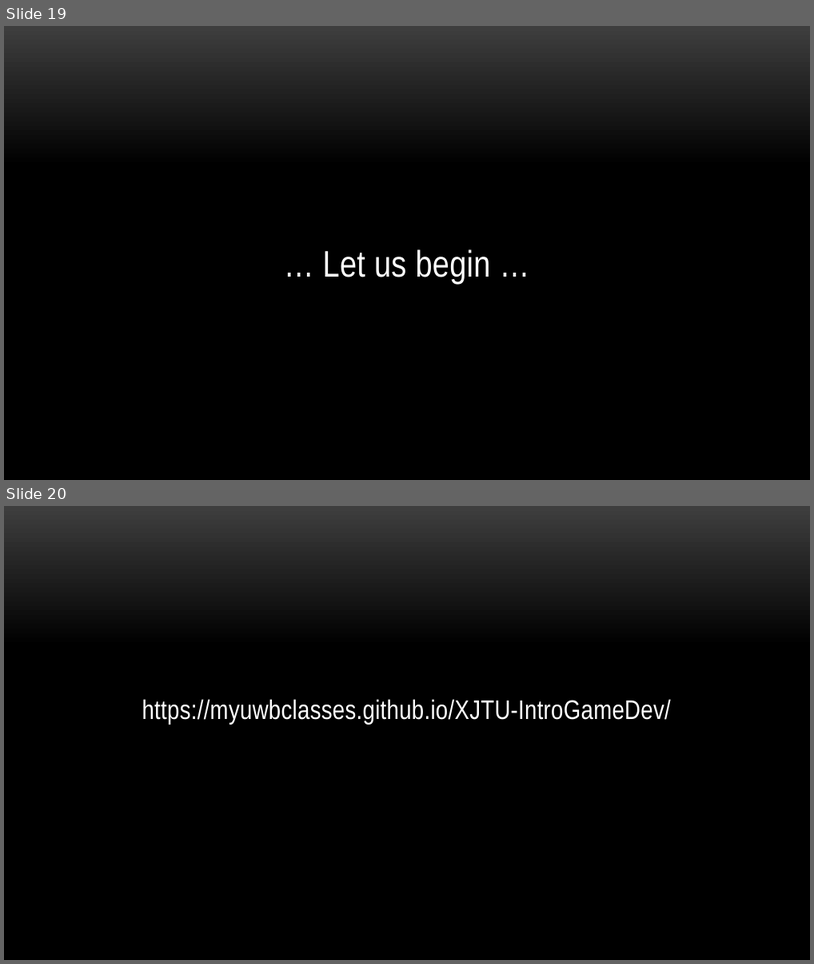
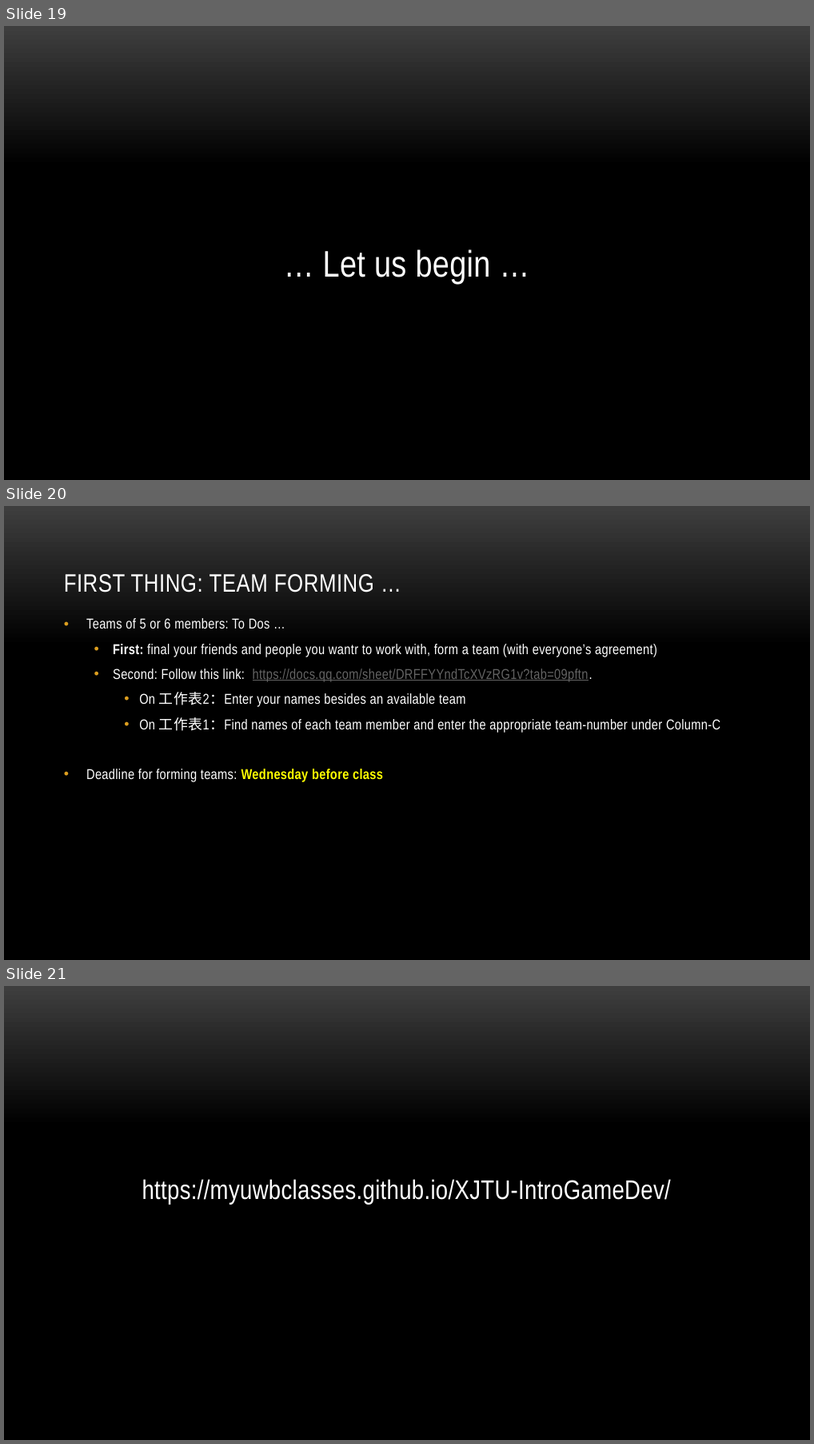
Before and after one commit to myuwbclasses/IntroGameDev-XJTU, a slide deck: PPT/Intro.pptx. Shown one above the other, each under a label of ours: slides 19 and 20 before the commit, slides 19, 20 and 21 after it. The pictures are 814x964 and 814x1444 pixels, drawn with LibreOffice and Linux fonts; fonts in the diff are those of the drawing; background and template pictures are left out. Boxes give left, top, right and bottom in pixels: in the first picture for what was removed or moved away, otherwise in the second. Text is boxed around its words. In the diff, an @@ line names an element or a change of style, - is before the commit and + after.

```diff
--- a/PPT/Intro.pptx
+++ b/PPT/Intro.pptx
@@ slide 20 added at [4, 506, 810, 960], background picture (left out) @@
@@ title added at [64, 574, 374, 592], 30 pt, text #FFFFFF @@
+FIRST THING: TEAM FORMING …
@@ text added at [86, 618, 721, 782], 17 pt, text #FFFFFF @@
+• Teams of 5 or 6 members: To Dos …
+  • First: final your friends and people you wantr to work with, form a team (with everyone’s agreement)
+  • Second: Follow this link: https://docs.qq.com/sheet/DRFFYYndTcXVzRG1v?tab=09pftn.
+    • On 工作表2：Enter your names besides an available team
+    • On 工作表1：Find names of each team member and enter the appropriate team-number under Column-C
+• Deadline for forming teams: Wednesday before class
@@ what was slide 20 is now slide 21 @@
```
Also in this commit, not shown: 8 slides changed, 1 other slide added, 1 slide removed.
